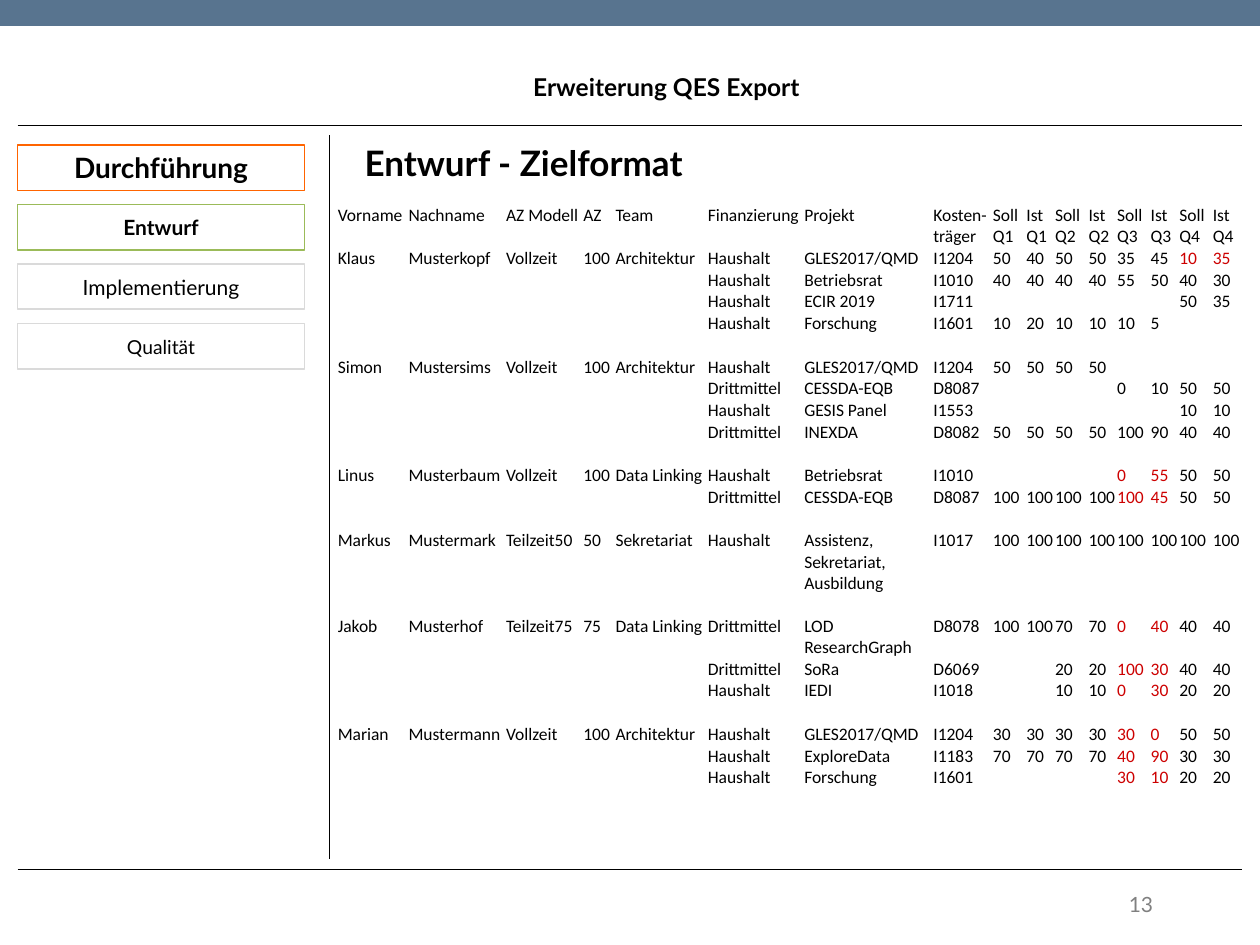
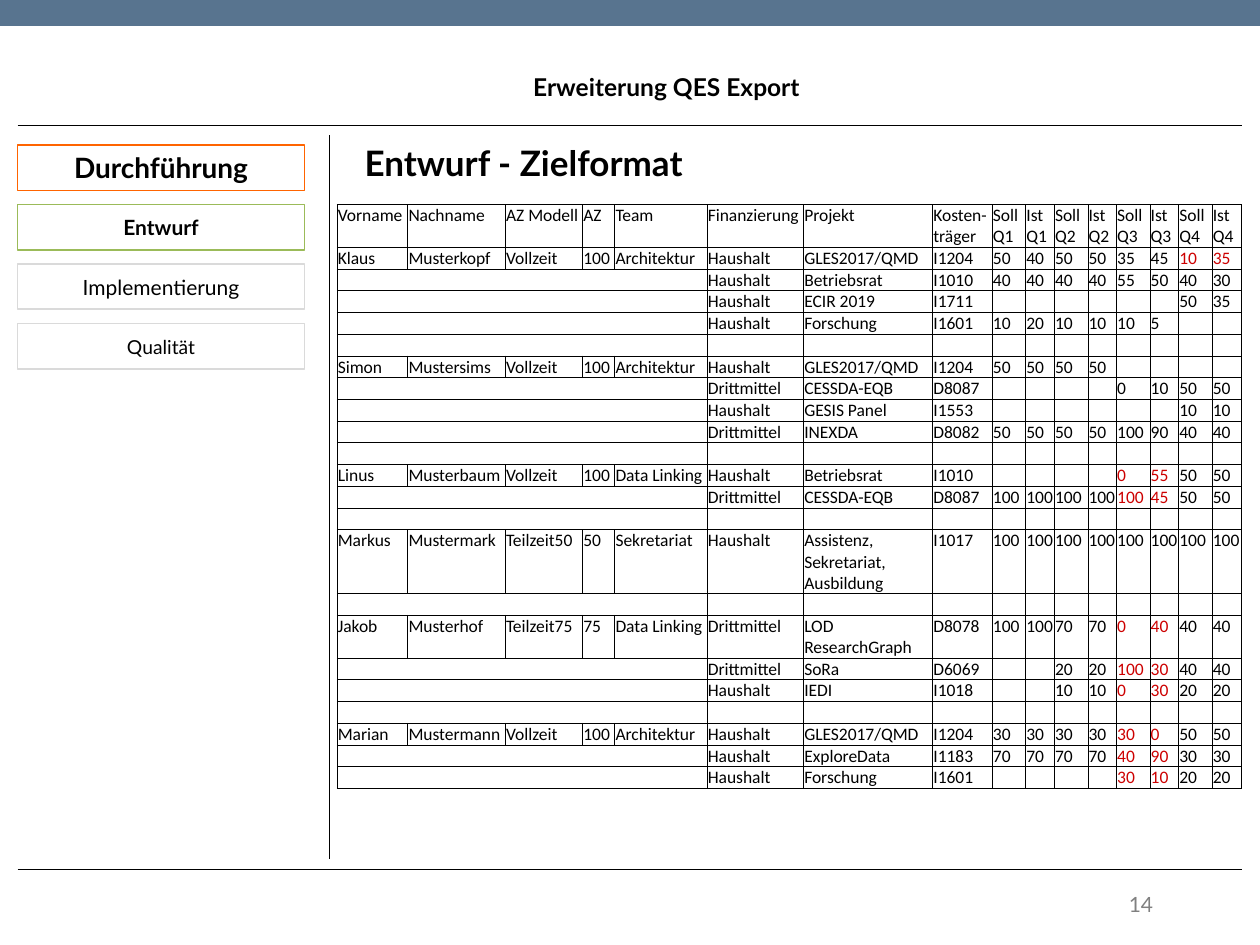
Before and after one commit to TwoHorus/dbExelExportLaravel, a slide deck: slide 14 of DOC/Fachgespraech.pptx (slide 13 before the commit). Drawn at 1260x945 pixels with LibreOffice and Linux fonts; fonts in the diff are those of the drawing; background and template pictures are left out. Boxes give left, top, right and bottom in pixels: in the first picture for what was removed or moved away, otherwise in the second. Text is boxed around its words. In the diff, an @@ line names an element or a change of style, - is before the commit and + after.

```diff
--- a/DOC/Fachgespraech.pptx
+++ b/DOC/Fachgespraech.pptx
@@ table at box(338, 204, 1244, 790) @@
@@ borders changed @@
@@ page number at box(1129, 897, 1153, 912): text changed @@
-13
+14
```
Also in this commit, not shown: 7 other slides changed, 1 slide added, 1 slide removed.
